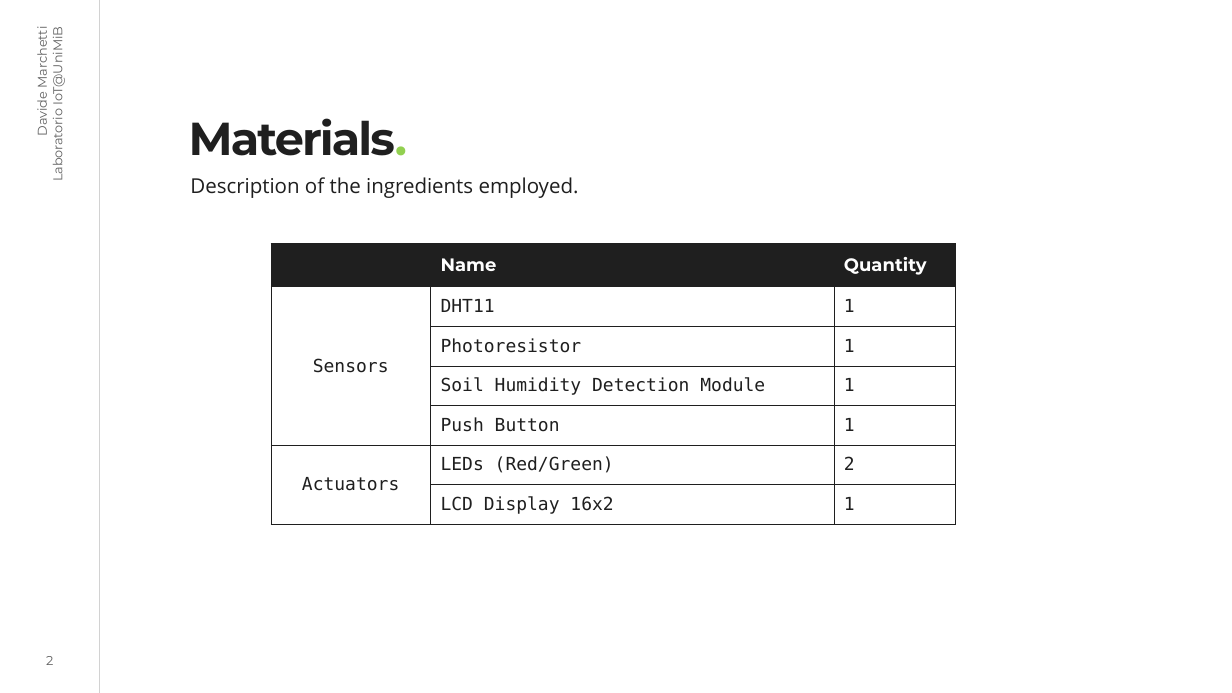
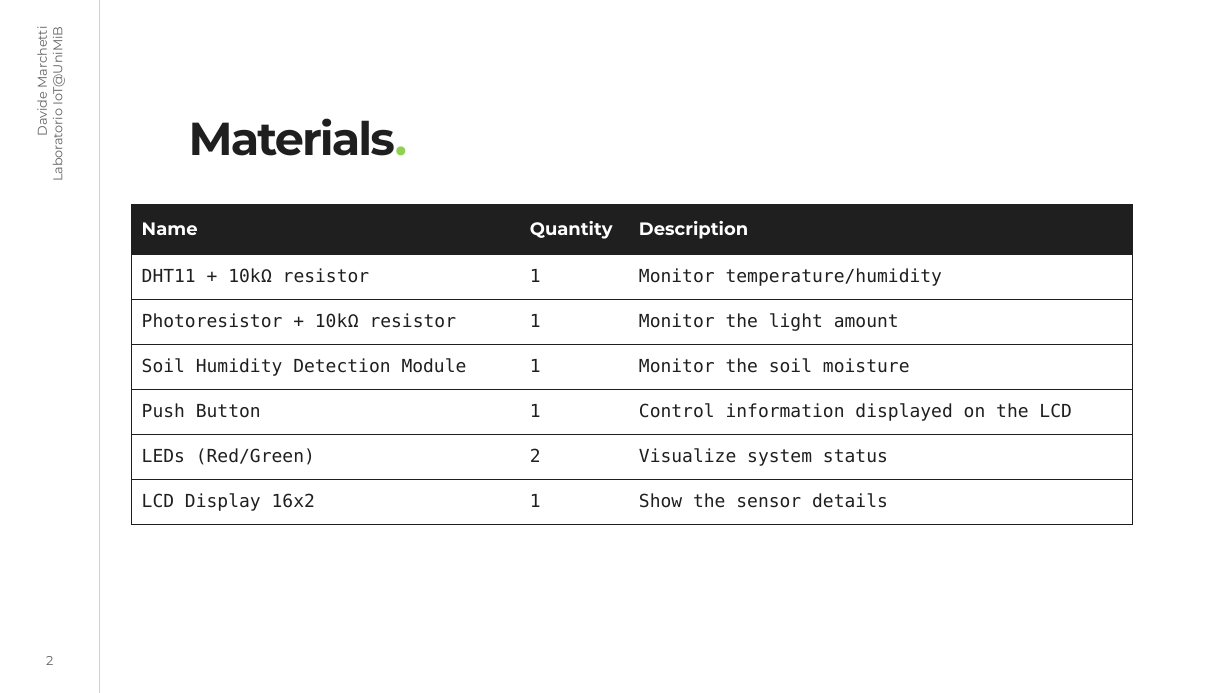
Before and after one commit to dvdmarchetti/unimib-iot-lab-1-smart-greenhouse, a slide deck: slide 2 of relazione/Marchetti_815990_assignment1.pptx. Drawn at 1232x693 pixels with LibreOffice and Linux fonts; fonts in the diff are those of the drawing. Boxes give left, top, right and bottom in pixels: in the first picture for what was removed or moved away, otherwise in the second. Text is boxed around its words. In the diff, an @@ line names an element or a change of style, - is before the commit and + after.

```diff
--- a/relazione/Marchetti_815990_assignment1.pptx
+++ b/relazione/Marchetti_815990_assignment1.pptx
@@ text removed at (190, 177, 579, 198) @@
-Description of the ingredients employed.
@@ table at (131, 205, 1132, 525) @@
-row 1:  | Name | Quantity
+row 1: Name | Quantity | Description
-row 2: Sensors | DHT11 | 1
+row 2: DHT11 + 10kΩ resistor | 1 | Monitor temperature/humidity
-row 3:  | Photoresistor | 1
+row 3: Photoresistor + 10kΩ resistor | 1 | Monitor the light amount
-row 4:  | Soil Humidity Detection Module | 1
+row 4: Soil Humidity Detection Module | 1 | Monitor the soil moisture
-row 5:  | Push Button | 1
+row 5: Push Button | 1 | Control information displayed on the LCD
-row 6: Actuators | LEDs (Red/Green) | 2
+row 6: LEDs (Red/Green) | 2 | Visualize system status
-row 7:  | LCD Display 16x2 | 1
+row 7: LCD Display 16x2 | 1 | Show the sensor details
@@ borders changed @@
@@ table: place and size @@
-table at (271, 244, 956, 525)
+table at (131, 205, 1132, 525)
```
Also in this commit, not shown: 1 other slide changed, 1 slide added, 2 other files.
